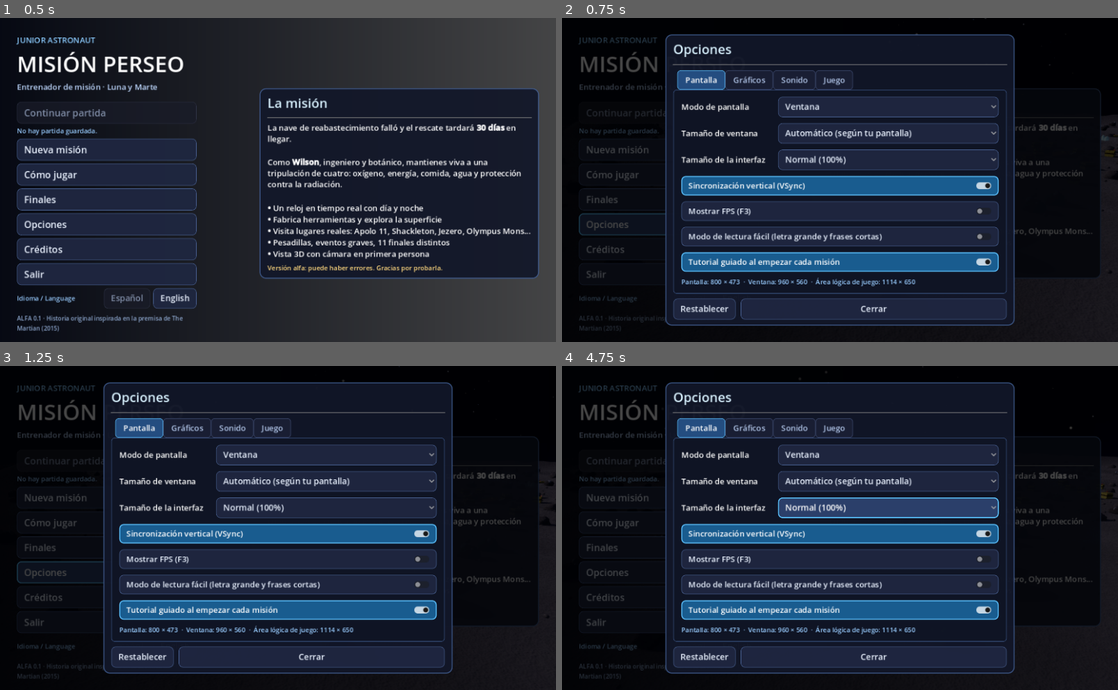
Above: before the commit, frames 1-4 (two rows, left to right).
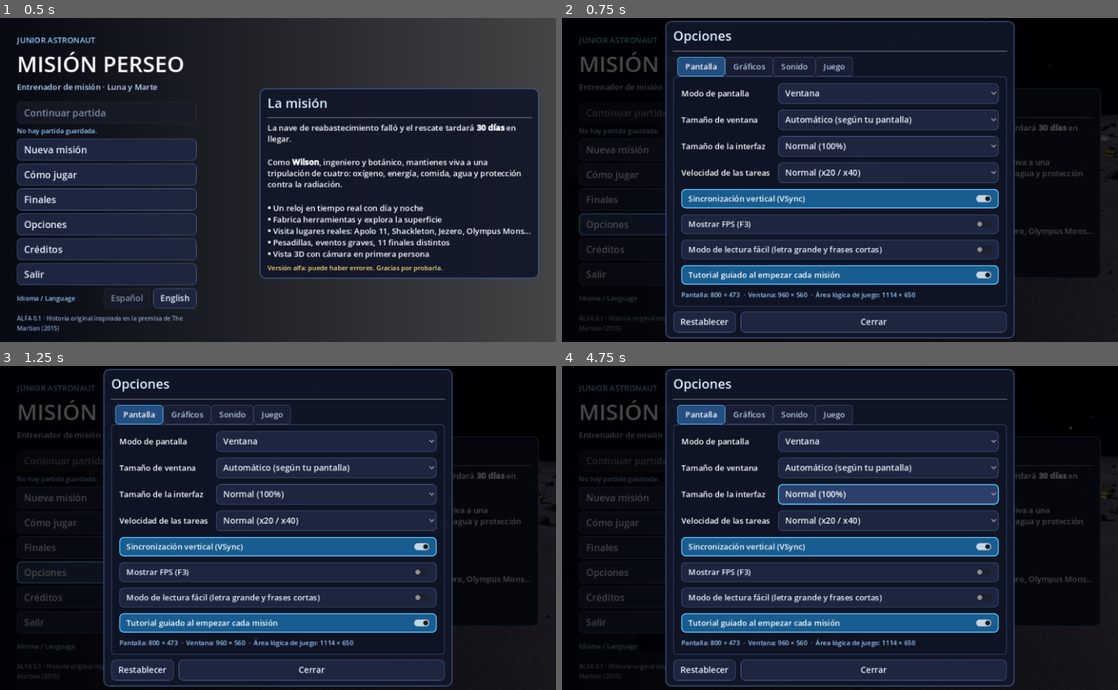
Above: after the commit, the same moments.

Repository: jhonnhughesmadrigal-cmd/Junior-astronaut-trainer
Game: Godot game, scene res://main.tscn
Same seed, same stepped clock (60 frames per second), same inputs: the game is played once before the commit and once after it.
Inputs:
- Up to frame 1 (0.5 s): no input
- Up to frame 2 (0.75 s): click "Opciones" at 0.5 s
- Up to frame 3 (1.25 s): no input
- Up to frame 4 (4.75 s): click "Restablecer" at 1.25 s; click "Cómo jugar" at 2 s; click "Cómo jugar" at 2.75 s; click "Normal (100%)" at 3.5 s; click "Normal (100%)" at 4.25 s

Frame 1 is identical in both runs. In frame 2, 30% of the frame differs, in the area x 18-82%, y 0-99%; in frame 3, 30%; in frame 4, 32%.

Commit message:
v24.2: opcion de velocidad de las tareas (lenta, normal, rapida, muy rapida)
Co-Authored-By: Claude Sonnet 5.5 <noreply@anthropic.com>
Claude-Session: https://claude.ai/code/session_01JBEWvnrNBuVybKn16Nm1AD

Diff:
--- a/lang_en.gd
+++ b/lang_en.gd
@@ -988,4 +988,9 @@
 	"Fabricar": "Craft",
 	"Mejorar": "Upgrade",
 	"Flechas o [1-8] eligen · [Esc] sale": "Arrows or [1-8] choose · [Esc] exits",
+	"Velocidad de las tareas": "Task speed",
+	"Lenta (x5 / x10)": "Slow (x5 / x10)",
+	"Normal (x20 / x40)": "Normal (x20 / x40)",
+	"Rápida (x50 / x100)": "Fast (x50 / x100)",
+	"Muy rápida (x120 / x240)": "Very fast (x120 / x240)",
 }
--- a/main.gd
+++ b/main.gd
@@ -473,6 +473,8 @@
 var ending_active: bool = false
 var show_tutorial: bool = true
 var easy_read: bool = false
+var task_speed_idx: int = 1          # 0 lenta, 1 normal, 2 rapida, 3 muy rapida
+const TASK_SPEED_MULT: Array = [0.25, 1.0, 2.5, 6.0]
 var ach_done: Dictionary = {}
 var tut: Control = null
 var bars: Dictionary = {}
@@ -580,6 +582,7 @@
 	mouse_sens = clampf(float(cfg.get_value("game", "mouse_sens", 1.0)), 0.3, 2.0)
 	show_tutorial = bool(cfg.get_value("game", "tutorial", true))
 	easy_read = bool(cfg.get_value("game", "easy_read", false))
+	task_speed_idx = clampi(int(cfg.get_value("game", "task_speed", 1)), 0, TASK_SPEED_MULT.size() - 1)
 	var ach: Variant = cfg.get_value("game", "achievements", [])
 	if ach is Array:
 		for a in ach:
@@ -620,6 +623,7 @@
 	cfg.set_value("game", "mouse_sens", mouse_sens)
 	cfg.set_value("game", "tutorial", show_tutorial)
 	cfg.set_value("game", "easy_read", easy_read)
+	cfg.set_value("game", "task_speed", task_speed_idx)
 	cfg.set_value("game", "achievements", ach_done.keys())
 	cfg.set_value("game", "lang", Lang.code)
 	cfg.set_value("nasa", "key", nasa_key)
@@ -5037,7 +5041,7 @@
 		return
 	task_left = mins
 	task_total = mins
-	task_speed = speed
+	task_speed = speed * float(TASK_SPEED_MULT[task_speed_idx])   # opcion de velocidad del jugador
 	task_is_craft = speed >= CRAFT_SPEED
 	task_kind = kind if kind != "" else ("craft" if task_is_craft else "")
 	mode = 5
--- a/ui_pages.gd
+++ b/ui_pages.gd
@@ -501,6 +501,9 @@
 	var r3: HBoxContainer = _opt_row(Lang.t("Tamaño de la interfaz"), [Lang.t("Compacta (85%)"), Lang.t("Normal (100%)")], _on_ui_scale)
 	opt["uiscale"] = r3.get_child(1)
 	t1.add_child(r3)
+	var r4: HBoxContainer = _opt_row(Lang.t("Velocidad de las tareas"), [Lang.t("Lenta (x5 / x10)"), Lang.t("Normal (x20 / x40)"), Lang.t("Rápida (x50 / x100)"), Lang.t("Muy rápida (x120 / x240)")], _on_task_speed)
+	opt["taskspeed"] = r4.get_child(1)
+	t1.add_child(r4)
 	var c1 := CheckButton.new()
 	c1.text = Lang.t("Sincronización vertical (VSync)")
 	c1.toggled.connect(_on_vsync)
@@ -671,6 +674,7 @@
 		if md != null and int(md) == game.win_idx:
 			ws.select(i)
 	(opt["uiscale"] as OptionButton).select(game.ui_scale_idx)
+	(opt["taskspeed"] as OptionButton).select(game.task_speed_idx)
 	(opt["vsync"] as CheckButton).set_pressed_no_signal(game.vsync_on)
 	(opt["fps"] as CheckButton).set_pressed_no_signal(game.show_fps)
 	(opt["easy"] as CheckButton).set_pressed_no_signal(game.easy_read)
@@ -717,6 +721,12 @@
 func _on_ui_scale(i: int) -> void:
 	if not syncing:
 		game._set_ui_scale(i)
+
+
+func _on_task_speed(i: int) -> void:
+	if not syncing:
+		game.task_speed_idx = i
+		game._save_settings()
 
 
 func _on_vsync(on: bool) -> void:
Not shown, changed: DATOS.md
Not shown, removed: releases/astronaut_trainer_alfa_v24_1.zip
Not shown, added: releases/astronaut_trainer_alfa_v24_2.zip
Not shown, removed: releases/mision_perseo_web_v24_1.zip
Not shown, added: releases/mision_perseo_web_v24_2.zip
